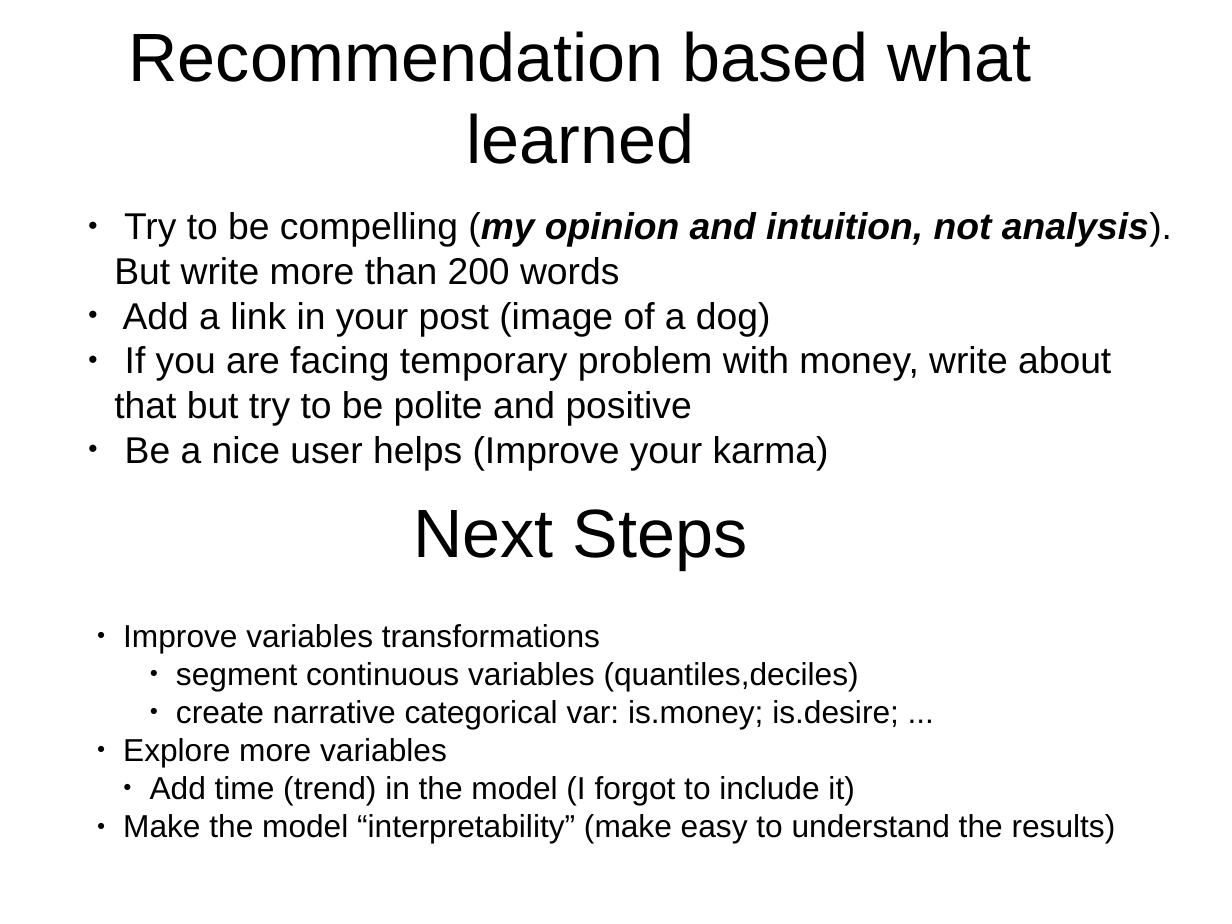
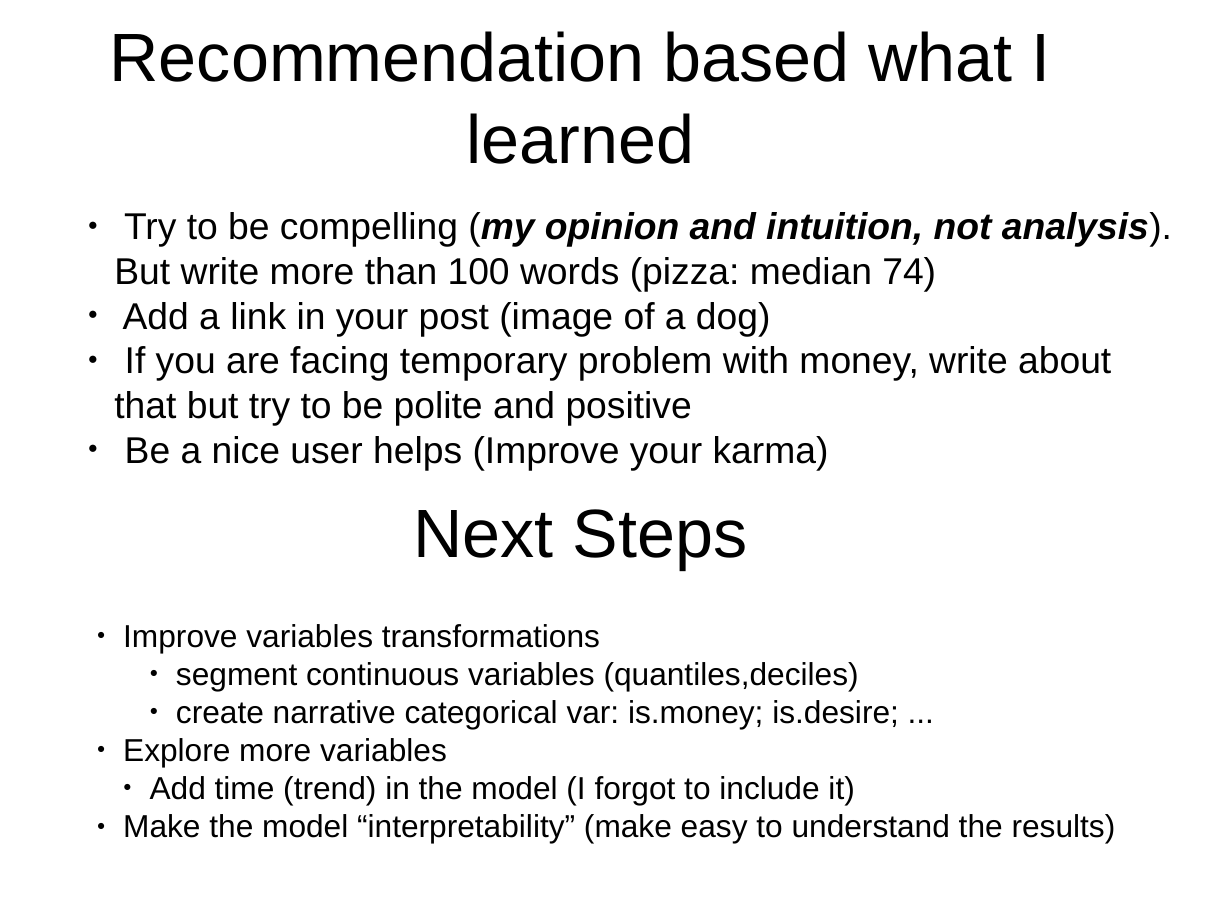
Before and after one commit to leandroohf/raop, a slide deck: slide 14 of doc/pres/pres.odp (slide 11 before the commit). Drawn at 1232x924 pixels with LibreOffice and Linux fonts; fonts in the diff are those of the drawing. Boxes give left, top, right and bottom in pixels: in the first picture for what was removed or moved away, otherwise in the second. Text is boxed around its words. In the diff, an @@ line names an element or a change of style, - is before the commit and + after.

Commit message:
doc: Review Pres
* SPlit features engineering slides
* Review text engineering slide
* Reviewe features engineering slide

```diff
--- a/doc/pres/pres.odp
+++ b/doc/pres/pres.odp
@@ title at bbox=[110, 31, 1051, 164]: text changed @@
-Recommendation based what learned
+Recommendation based what I learned
@@ text at bbox=[114, 212, 1172, 292]: text changed @@
-        ● Try to be compelling (my opinion and intuition, not analysis). But write more than 200 words
+        ● Try to be compelling (my opinion and intuition, not analysis). But write more than 100 words (pizza: median 74)
```
Also in this commit, not shown: 3 other slides changed, 4 slides added, 1 slide removed.
